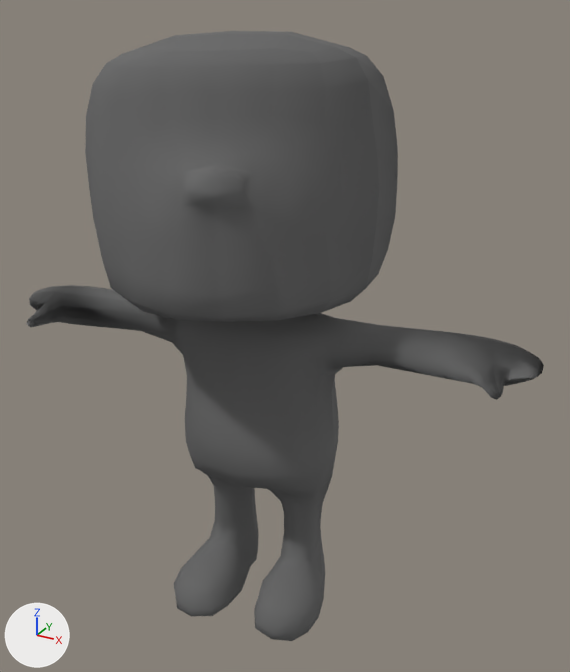
What one commit did to the COLLADA model speakAut/art.scnassets/wave.dae.
One viewpoint serves both versions: a 50 mm camera at (1.066, -1.807, 1.751) aimed at (0.081, -0.017, 0.856). The axes (+X, +Y, +Z) are drawn at lower left. The lights are the same throughout. Where no turn or scale is listed for an object, it has been applied to the vertices.

Objects in the first picture: 'body', 'head'.
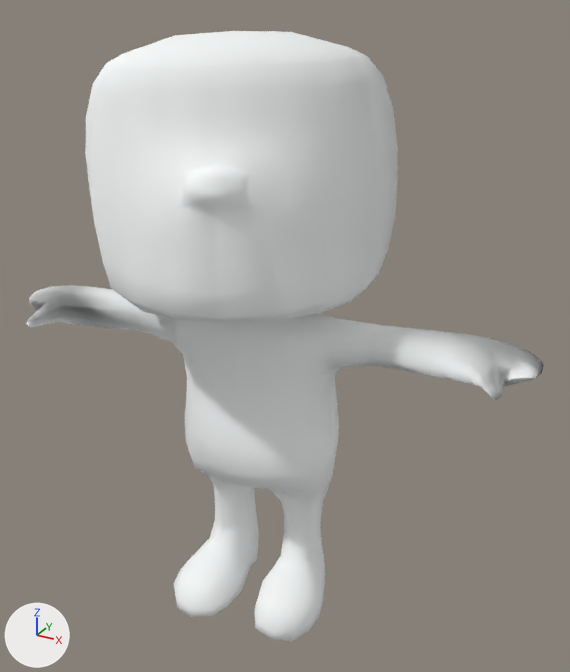
What changed in the scene script:
```text
Change mat_headmaterial:
    mat_headmaterial.base_color: (0.133, 0.133, 0.133) -> (0.952, 0.974, 0.974)  # dark grey #666666 -> white #fafcfc
Change mat_bodymaterial:
    mat_bodymaterial.base_color: (0.133, 0.133, 0.133) -> (0.952, 0.974, 0.974)  # dark grey #666666 -> white #fafcfc
```

What differs and where, as boxes [x1, y1, x2, y2] in the pictures (570 x 672 px):
'head', recoloured (grey to white): [85, 31, 398, 322] in both
'body', recoloured: [26, 285, 544, 641] in both
